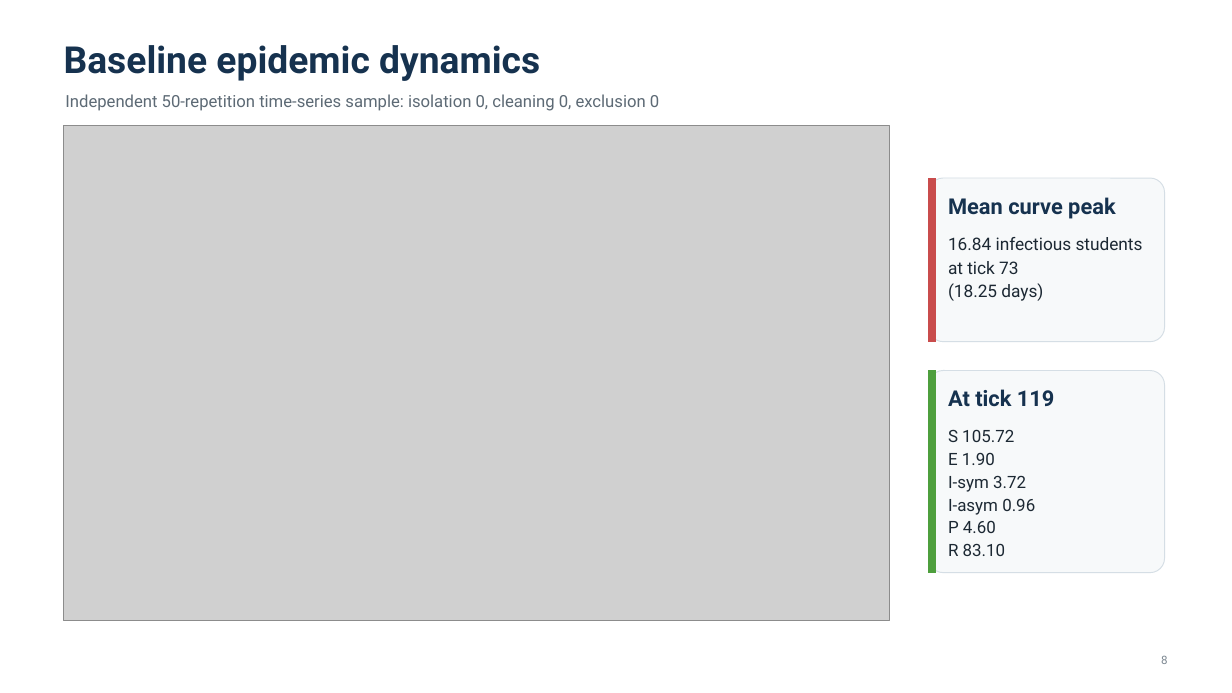
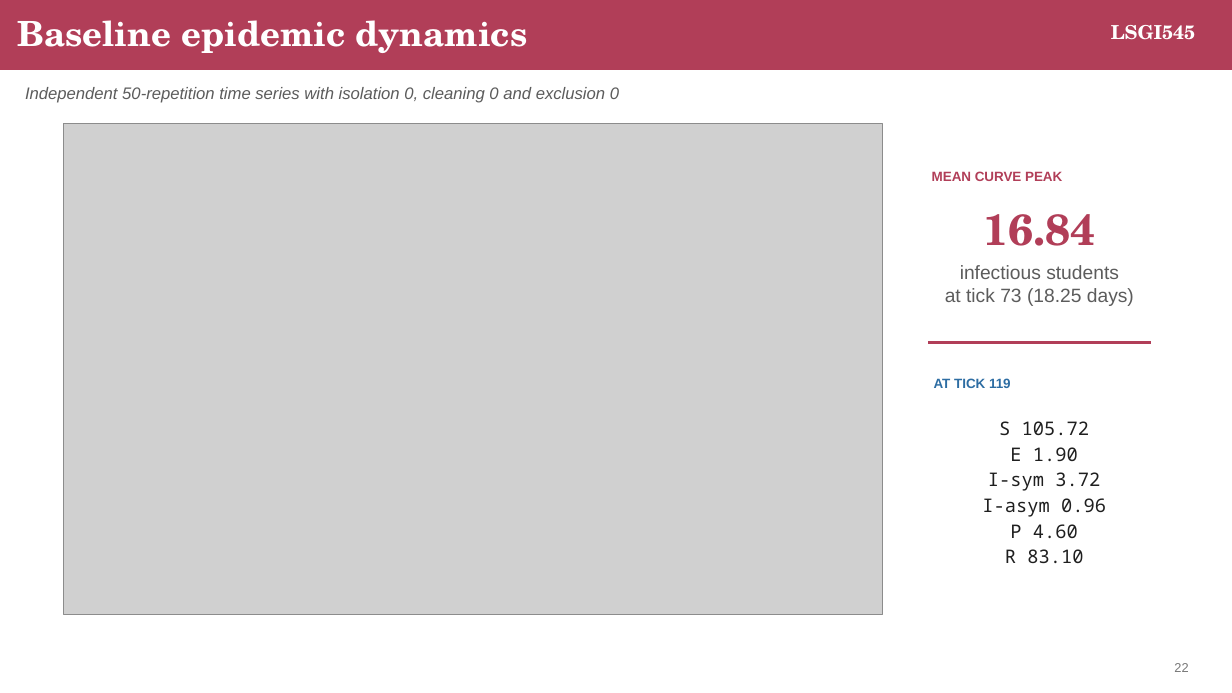
Before and after one commit to LIUXiaolu424/LSGI545-Group26, a slide deck: slide 22 of group_report_presentation/output/Norovirus_Dormitory_ABM_Group_Presentation.pptx (slide 8 before the commit). Drawn at 1232x693 pixels with LibreOffice and Linux fonts; fonts in the diff are those of the drawing; grey boxes stand for pictures. Boxes give left, top, right and bottom in pixels: in the first picture for what was removed or moved away, otherwise in the second. Text is boxed around its words. In the diff, an @@ line names an element or a change of style, - is before the commit and + after.

```diff
--- a/group_report_presentation/output/Norovirus_Dormitory_ABM_Group_Presentation.pptx
+++ b/group_report_presentation/output/Norovirus_Dormitory_ABM_Group_Presentation.pptx
@@ rectangle added at (0,0,1232,69), fill #B13E58, outline #B13E58 0 pt @@
@@ text "Baseline epidemic dynamics": place and size @@
-text "Baseline epidemic dynamics" at (64,45,540,81)
+text "Baseline epidemic dynamics" at (17,20,528,53)
@@ text "Baseline epidemic dynamics" at (17,20,528,53): size 29 to 27 pt, font Roboto to TeX Gyre Schola, text colour #16324F to #FFFFFF @@
@@ text added at (1111,25,1195,40), 15 pt, text #FFFFFF, bold @@
+LSGI545
@@ text at (25,87,619,103): text changed; font Roboto to Arial; text colour #5D6A75 to #5C5C5C; italic on @@
-Independent 50-repetition time-series sample: isolation 0, cleaning 0, exclusion 0
+Independent 50-repetition time series with isolation 0, cleaning 0 and exclusion 0
@@ picture: place and size @@
-picture at (64,125,890,620)
+picture at (64,123,882,614)
@@ rounded rectangle removed at (929,178,1165,342) @@
@@ rectangle removed at (929,178,935,342) @@
@@ text at (932,171,1062,181): text changed; size 17 to 10.5 pt; font Roboto to Arial; text colour #16324F to #B13E58 @@
-Mean curve peak
+MEAN CURVE PEAK
@@ text added at (983,214,1095,246), 34 pt, text #B13E58, bold @@
+16.84
@@ text at (945,265,1134,306): text changed; size 13.5 to 15 pt; font Roboto to Arial; text colour #1C2833 to #5C5C5C @@
-16.84 infectious students
-at tick 73
-(18.25 days)
+infectious students
+at tick 73 (18.25 days)
@@ rectangle added at (929,342,1151,344), fill #B13E58, outline #B13E58 0 pt @@
@@ rounded rectangle removed at (929,371,1165,573) @@
@@ rectangle removed at (929,371,935,573) @@
@@ text at (934,378,1011,388): text changed; size 17 to 10.5 pt; font Roboto to Arial; text colour #16324F to #2D6DA3 @@
-At tick 119
+AT TICK 119
@@ text "S 105.72": place and size @@
-text "S 105.72" at (948,429,1035,556)
+text "S 105.72" at (982,421,1106,563)
@@ text "S 105.72" at (982,421,1106,563): size 13.2 to 14.6 pt, font Roboto to Noto Sans Mono, text colour #1C2833 to #1F1F1F; alignment left to centre; line spacing 1.12 to 1.14 @@
@@ text removed at (1161,656,1168,664) @@
-8
@@ text added at (1174,663,1188,672), 10 pt, text #777777 @@
+22
```
Also in this commit, not shown: 2 other slides changed, 30 slides added, 12 slides removed, 5 other files.
